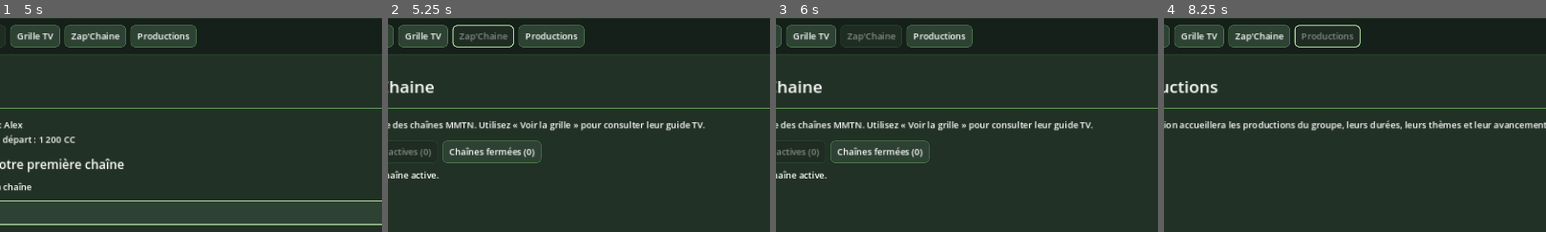
Above: before the commit, frames 1-4 (left to right).
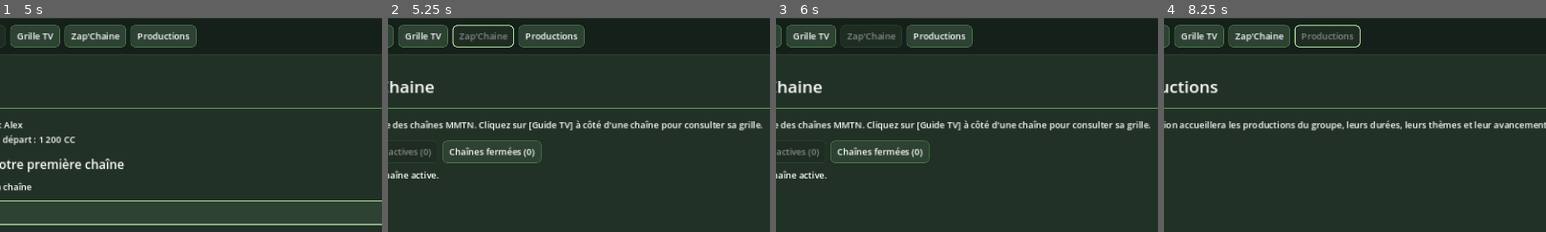
Above: after the commit, the same moments.

Repository: Adrienco69/MediaManagerTycoon_V2
Game: Godot game, scene res://scenes/main.tscn
The game is run twice, just before and just after one commit, with the same random seed, the same clock (stepped at 60 frames per second) and the same inputs.
Inputs (mouse positions are % of the whole screen's width and height, from its top left):
- Up to frame 1 (5 s): click (50, 47) at 0.52 s; type "Alex" at 0.6 s; click (50, 60) at 0.75 s; type "Alex" at 0.83 s; click "Commencer" at 1.25 s; click (50, 63) at 2.02 s; type "Alex" at 2.1 s; click "Grille TV" at 2.75 s; click "Notre groupe" at 3.5 s; click (50, 63) at 4.27 s; type "Alex" at 4.35 s
- Up to frame 2 (5.25 s): click "Zap'Chaine" at 5 s
- Up to frame 3 (6 s): click "Heure" at 5.75 s
- Up to frame 4 (8.25 s): click "Jour" at 6.5 s; click "Semaine" at 7.25 s; click "Productions" at 8 s
The pictures show only the part of the screen within x 10-60%, y 17-67%; the shares and areas given below are measured in that part.

Frame 1 is identical in both runs. In frame 2, 1.6% of the frame differs, in the area x 23-98%, y 47-53%; in frame 3, 1.6%; in frame 4, nothing differs.

Commit message:
Affiche Guide TV à côté du nom des chaînes dans Zap'Chaine

Diff:
--- a/scripts/ui/zap_page_controller.gd
+++ b/scripts/ui/zap_page_controller.gd
@@ -2,7 +2,7 @@
 extends RefCounted
 
 const DYNAMIC_NODE_NAME: String = "ZapDynamic"
-const COLUMN_WIDTHS: Array[float] = [85.0, 170.0, 185.0, 145.0, 190.0, 155.0, 150.0]
+const COLUMN_WIDTHS: Array[float] = [85.0, 285.0, 205.0, 155.0, 200.0, 175.0]
 
 
 static func render(
@@ -13,7 +13,7 @@
 ) -> void:
 	clear(content_container)
 	page_description.size_flags_vertical = Control.SIZE_SHRINK_BEGIN
-	page_description.text = "Historique des chaînes MMTN. Utilisez « Voir la grille » pour consulter leur guide TV."
+	page_description.text = "Historique des chaînes MMTN. Cliquez sur [Guide TV] à côté d'une chaîne pour consulter sa grille."
 
 	var dynamic: VBoxContainer = VBoxContainer.new()
 	dynamic.name = DYNAMIC_NODE_NAME
@@ -80,7 +80,7 @@
 		return
 
 	var table: GridContainer = GridContainer.new()
-	table.columns = 7
+	table.columns = 6
 	table.add_theme_constant_override("h_separation", 0)
 	table.add_theme_constant_override("v_separation", 0)
 	parent.add_child(table)
@@ -91,12 +91,16 @@
 	_add_cell(table, "Thème", 3, true)
 	_add_cell(table, "Lancement", 4, true)
 	_add_cell(table, "Fermeture" if show_closed else "État", 5, true)
-	_add_cell(table, "Guide TV", 6, true)
 
 	for channel: Dictionary in channels:
 		var selected_channel: Dictionary = channel.duplicate(true)
 		_add_cell(table, str(int(channel.get("mmtn_number", 0))), 0, false)
-		_add_cell(table, String(channel.get("name", "")), 1, false)
+		_add_channel_cell(
+			table,
+			String(channel.get("name", "")),
+			1,
+			func() -> void: on_open_channel.call(selected_channel)
+		)
 		_add_cell(table, String(channel.get("group", "")), 2, false)
 		_add_cell(table, String(channel.get("theme", "Généraliste")), 3, false)
 		_add_cell(table, String(channel.get("launch_date", "")), 4, false)
@@ -104,9 +108,6 @@
 			_add_cell(table, "Fermée le %s" % String(channel.get("closed_date", "")), 5, false)
 		else:
 			_add_cell(table, "Ouverte", 5, false)
-		_add_guide_button(table, 6, func() -> void:
-			on_open_channel.call(selected_channel)
-		)
 
 
 static func _clear_holder(holder: VBoxContainer) -> void:
@@ -127,20 +128,31 @@
 	panel.add_child(label)
 
 
-static func _add_guide_button(
+static func _add_channel_cell(
 	table: GridContainer,
+	channel_name: String,
 	column: int,
-	on_pressed: Callable
+	on_open_guide: Callable
 ) -> void:
 	var panel: PanelContainer = _create_panel(column)
 	table.add_child(panel)
 
-	var button: Button = Button.new()
-	button.text = "Voir la grille"
-	button.custom_minimum_size = Vector2(120, 36)
-	button.size_flags_horizontal = Control.SIZE_SHRINK_CENTER
-	button.pressed.connect(on_pressed)
-	panel.add_child(button)
+	var row: HBoxContainer = HBoxContainer.new()
+	row.add_theme_constant_override("separation", 6)
+	panel.add_child(row)
+
+	var name_label: Label = Label.new()
+	name_label.text = channel_name
+	name_label.vertical_alignment = VERTICAL_ALIGNMENT_CENTER
+	row.add_child(name_label)
+
+	var guide_button: Button = Button.new()
+	guide_button.text = "[Guide TV]"
+	guide_button.flat = true
+	guide_button.focus_mode = Control.FOCUS_ALL
+	guide_button.size_flags_horizontal = Control.SIZE_SHRINK_BEGIN
+	guide_button.pressed.connect(on_open_guide)
+	row.add_child(guide_button)
 
 
 static func _create_panel(column: int) -> PanelContainer:
